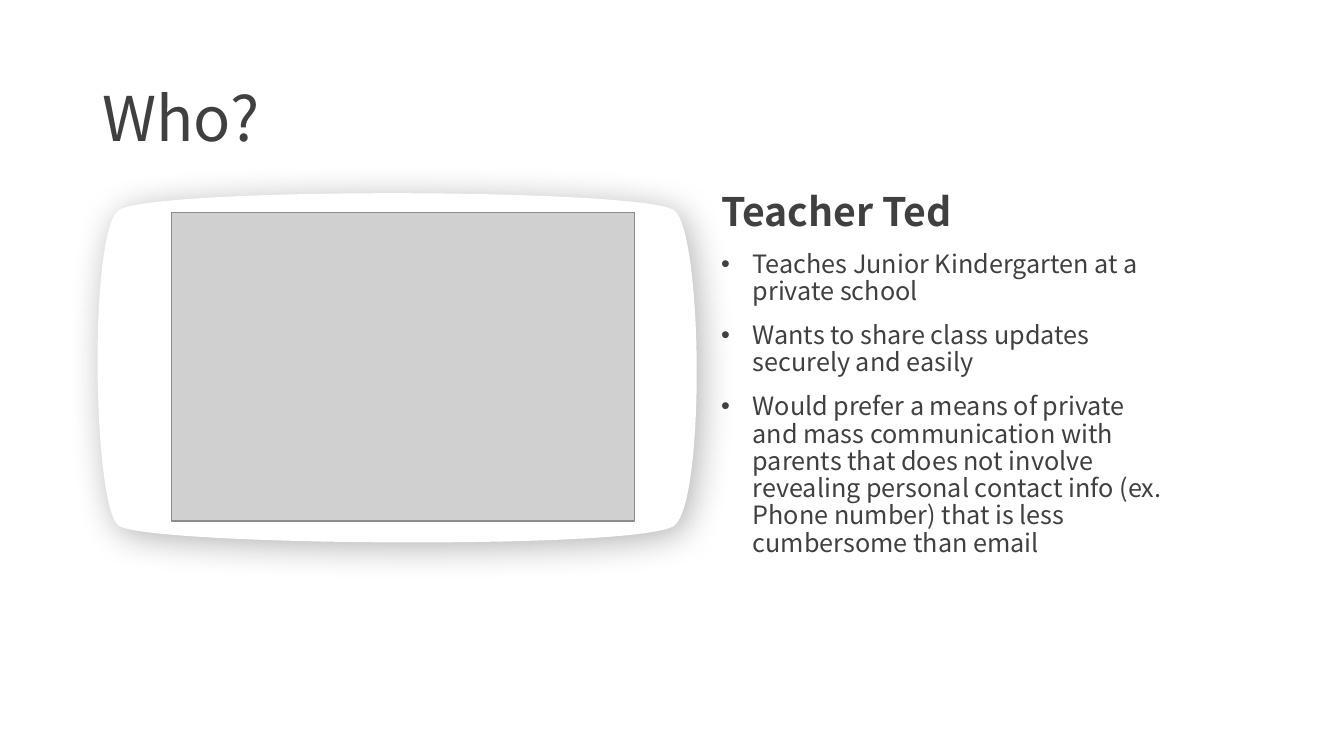
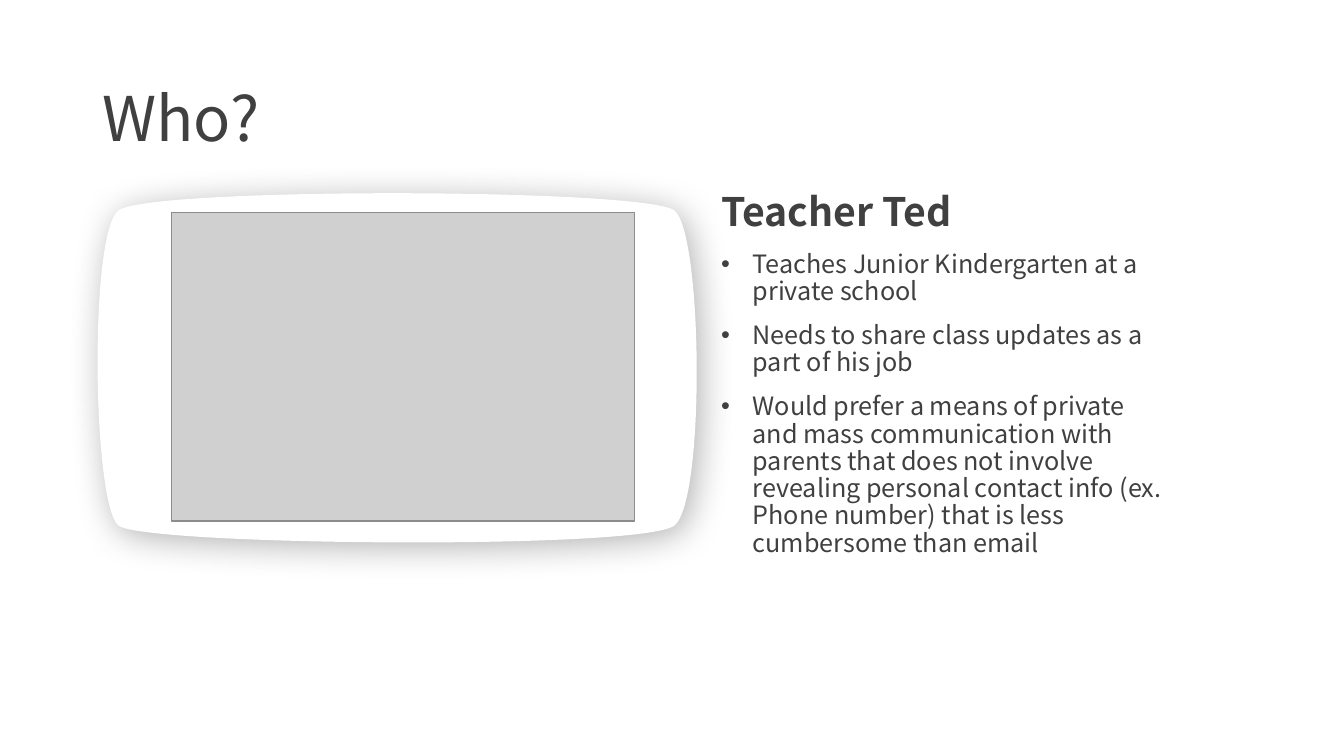
Before and after one commit to JulieW23/GradApp, a slide deck: slide 4 of Kiddo.pptx. Drawn at 1344x756 pixels with LibreOffice and Linux fonts; fonts in the diff are those of the drawing; grey boxes stand for pictures; background and template pictures are left out. Boxes give left, top, right and bottom in pixels: in the first picture for what was removed or moved away, otherwise in the second. Text is boxed around its words. In the diff, an @@ line names an element or a change of style, - is before the commit and + after.

```diff
--- a/Kiddo.pptx
+++ b/Kiddo.pptx
@@ text at [753,324,1142,377]: text changed @@
-• Wants to share class updates securely and easily
+• Needs to share class updates as a part of his job
```
Also in this commit, not shown: 1 other slide changed, 7 other files.
